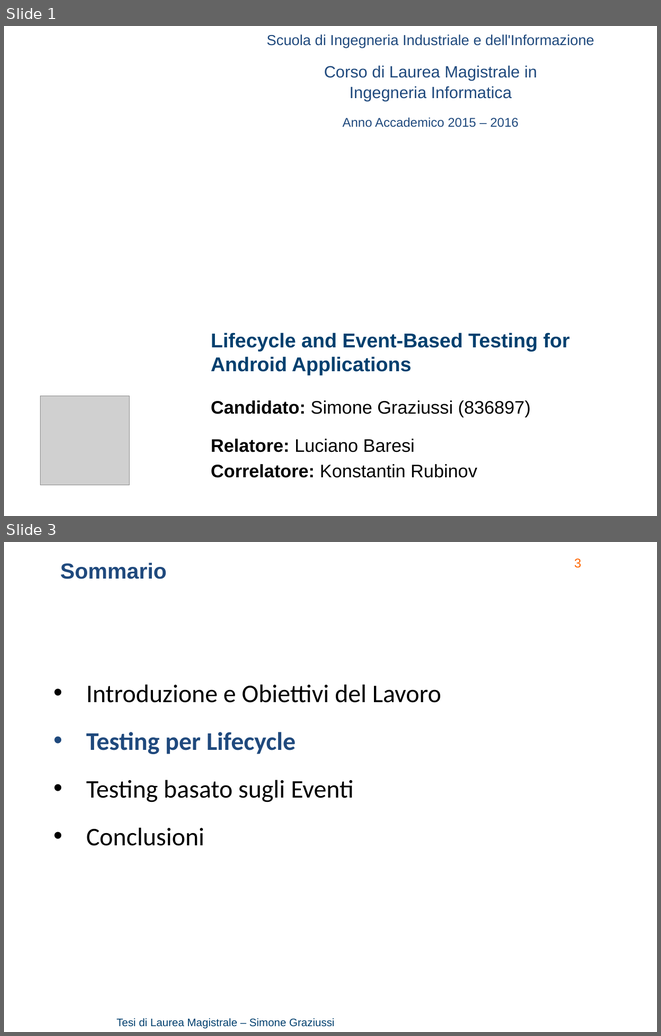
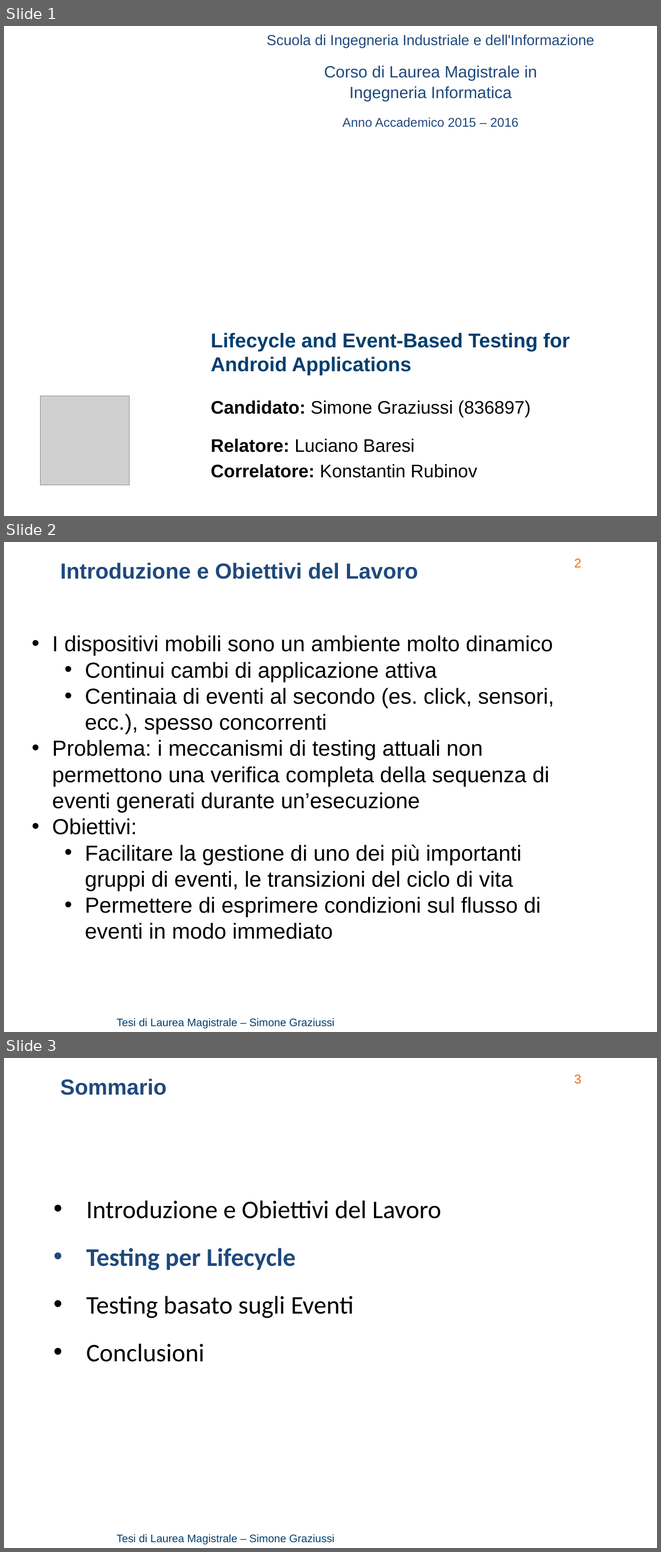
Before and after one commit to Simone3/Thesis, a slide deck: Presentation/Presentation.pptx. Shown one above the other, each under a label of ours: slides 1 and 3 before the commit, slides 1, 2 and 3 after it; the slides between them are not shown. The pictures are 661x1036 and 661x1552 pixels, drawn with LibreOffice and Linux fonts; fonts in the diff are those of the drawing; grey boxes stand for pictures; background and template pictures are left out. Boxes give left, top, right and bottom in pixels: in the first picture for what was removed or moved away, otherwise in the second. Text is boxed around its words. In the diff, an @@ line names an element or a change of style, - is before the commit and + after.

```diff
--- a/Presentation/Presentation.pptx
+++ b/Presentation/Presentation.pptx
@@ slide 2 added at box(4, 542, 657, 1032), background picture (left out); not listed: 2 template elements that a slide beside it also shows @@
@@ text added at box(60, 563, 418, 579), 24 pt, text #1F497D, bold @@
+Introduzione e Obiettivi del Lavoro
@@ text added at box(52, 635, 554, 939), 24 pt, text #000000 @@
+• I dispositivi mobili sono un ambiente molto dinamico
+  • Continui cambi di applicazione attiva
+  • Centinaia di eventi al secondo (es. click, sensori, ecc.), spesso concorrenti
+• Problema: i meccanismi di testing attuali non permettono una verifica completa della sequenza di eventi generati durante un’esecuzione
+• Obiettivi:
+  • Facilitare la gestione di uno dei più importanti gruppi di eventi, le transizioni del ciclo di vita
+  • Permettere di esprimere condizioni sul flusso di eventi in modo immediato
```
Also in this commit, not shown: 1 slide changed, 1 other slide added, 2 slides removed, 1 other file.
